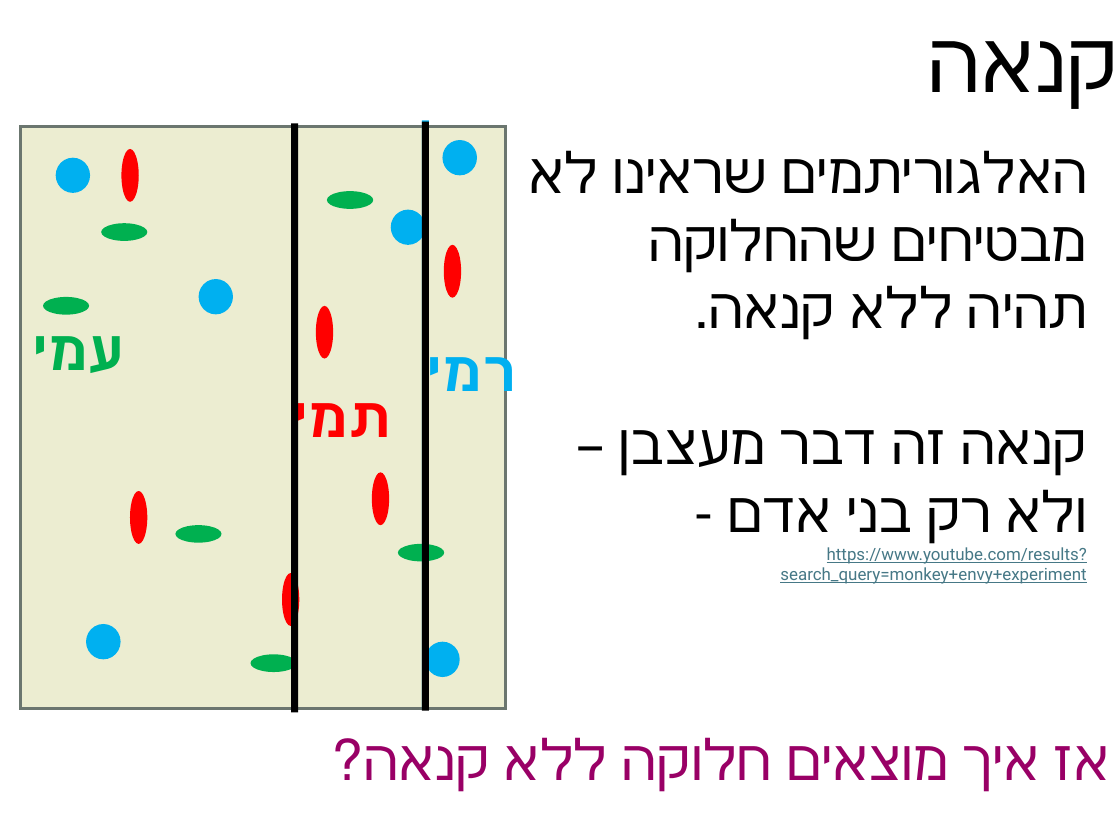
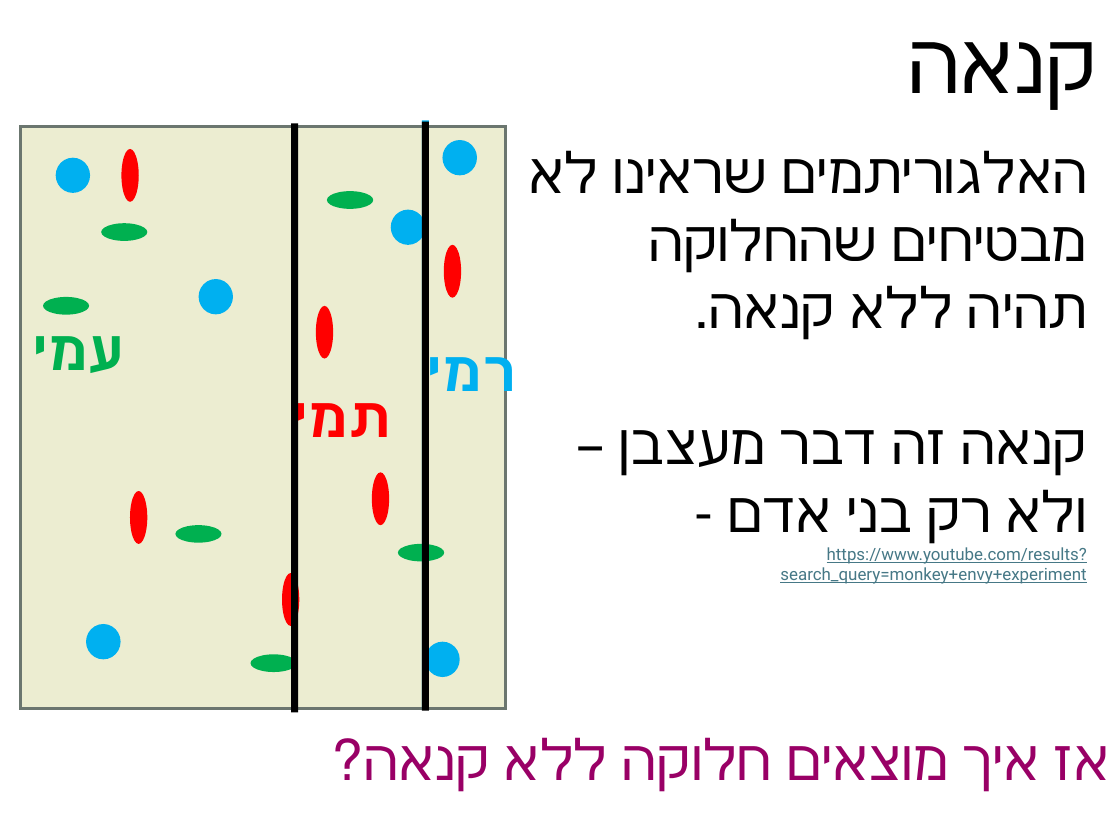
Before and after one commit to erelsgl-at-ariel/algorithms-5786, a slide deck: slide 21 of 01-fair-cake-cutting/slides-1-proportional.pptx. Drawn at 1120x840 pixels with LibreOffice and Linux fonts; fonts in the diff are those of the drawing. Boxes give left, top, right and bottom in pixels: in the first picture for what was removed or moved away, otherwise in the second. Text is boxed around its words. In the diff, an @@ line names an element or a change of style, - is before the commit and + after.

```diff
--- a/01-fair-cake-cutting/slides-1-proportional.pptx
+++ b/01-fair-cake-cutting/slides-1-proportional.pptx
@@ title "קנאה": place and size @@
-title "קנאה" at [927, 41, 1117, 109]
+title "קנאה" at [907, 42, 1097, 110]
```
Also in this commit, not shown: 1 other slide changed, 1 other file.
